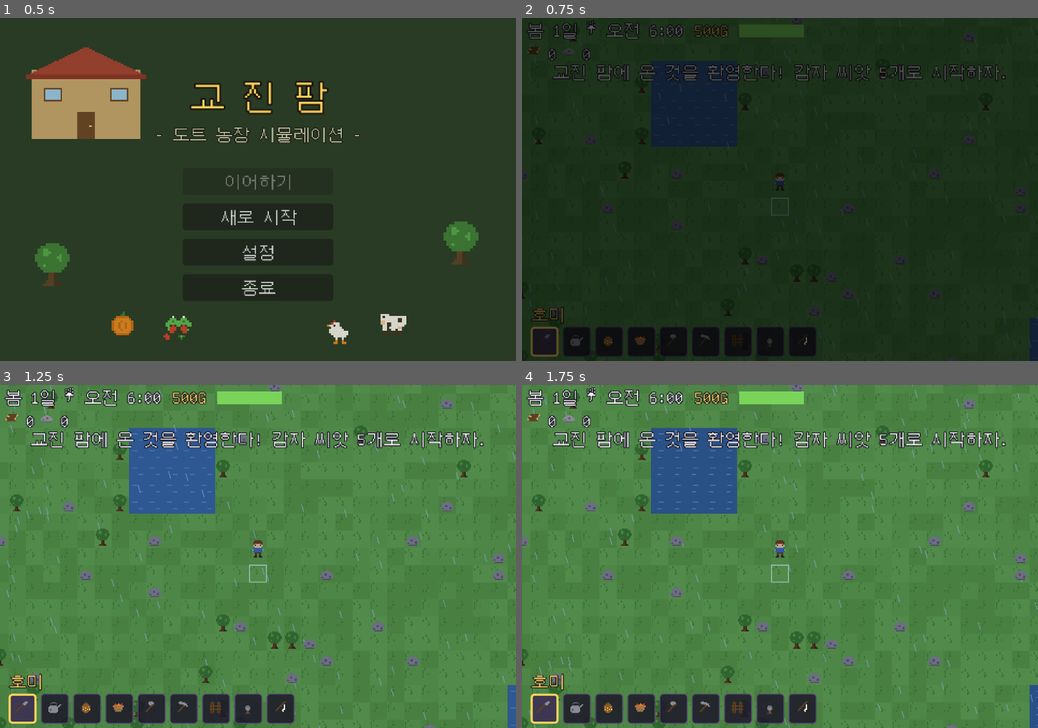
Above: before the commit, frames 1-4 (two rows, left to right).
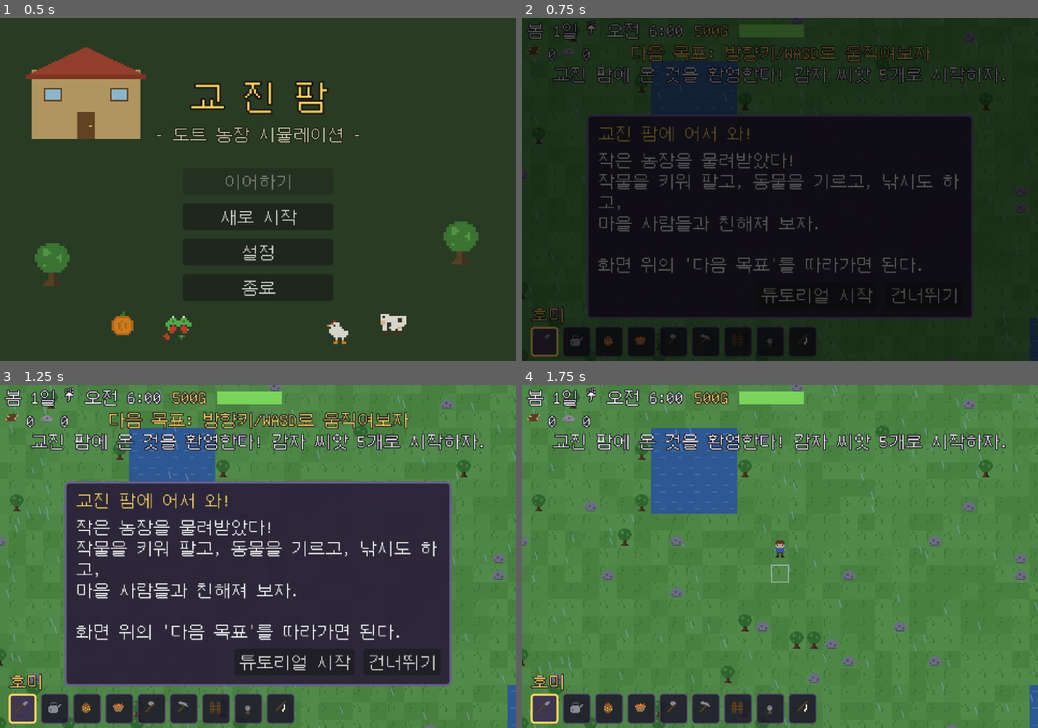
Above: after the commit, the same moments.

Repository: kyojin00/kyojingame
Game: Godot game, scene res://scenes/title.tscn
The game is run twice, just before and just after one commit, with the same random seed, the same clock (stepped at 60 frames per second) and the same inputs.
Inputs (mouse positions are in pixels of both pictures, inside the frame that each line leads up to):
- Up to frame 1 (0.5 s): no input
- Up to frame 2 (0.75 s): click "새로 시작" at 0.5 s
- Up to frame 3 (1.25 s): no input
- Up to frame 4 (1.75 s): click (924, 662) at 1.25 s, where only the run after the commit has a clickable "건너뛰기"

Frame 1 is identical in both runs. In frame 2, 45% of the frame differs, in the area x 5-94%, y 7-88%; in frame 3, 48%; in frame 4, 2.4%.

Commit message:
튜토리얼 추가: 새 게임 시작 안내
- 새 게임 시작 시 환영 대화창 (튜토리얼 시작 / 건너뛰기)
- 화면 상단 "다음 목표" 표시로 기본 조작 안내:
  이동 -> 밭 갈기 -> 씨앗 심기 -> 물 주기 -> 취침 -> 수확
- 체크리스트 방식이라 순서를 어겨도 막히지 않음 (행동 즉시 달성 처리)
- 전체 달성 시 완료 대화창에서 심화 팁 안내 (판매/자원/마을/계절)
- 진행 상태는 세이브에 저장, 기존 세이브는 튜토리얼 없이 그대로

Co-Authored-By: Claude Fable 5 <noreply@anthropic.com>
Claude-Session: https://claude.ai/code/session_01G16d56kTH5eNwk3gstTUwt

Diff:
--- a/game/scenes/hud.tscn
+++ b/game/scenes/hud.tscn
@@ -72,12 +72,22 @@
 offset_bottom = 316.0
 theme_override_constants/separation = 4
 
+[node name="Objective" type="Label" parent="."]
+offset_left = 0.0
+offset_top = 24.0
+offset_right = 480.0
+offset_bottom = 44.0
+theme_override_colors/font_color = Color(1, 0.843137, 0.368627, 1)
+theme_override_colors/font_outline_color = Color(0.08, 0.06, 0.12, 1)
+theme_override_constants/outline_size = 3
+horizontal_alignment = 1
+
 [node name="Message" type="Label" parent="."]
 visible = false
 offset_left = 0.0
-offset_top = 42.0
+offset_top = 44.0
 offset_right = 480.0
-offset_bottom = 62.0
+offset_bottom = 64.0
 theme_override_colors/font_outline_color = Color(0.08, 0.06, 0.12, 1)
 theme_override_constants/outline_size = 3
 horizontal_alignment = 1
--- a/game/scripts/game_data.gd
+++ b/game/scripts/game_data.gd
@@ -112,6 +112,34 @@
 var affinity := {"merchant": 0, "fisher": 0}
 # {crop, qty, reward, accepted}
 var quest := {}
+
+# ---- 튜토리얼 ----
+# 순서: [플래그, 목표 문구]. 순서를 어겨도 막히지 않는 체크리스트 방식.
+const TUTORIAL_ORDER := [
+	["moved", "방향키/WASD로 움직여보자"],
+	["till", "호미(1)로 풀밭을 갈자"],
+	["plant", "밭에 씨앗(3)을 심자"],
+	["water", "물뿌리개(2)로 물을 주자"],
+	["slept", "집(북서쪽) 문 앞에서 E로 잠자기"],
+	["harvest", "다 자란 작물을 수확(4)하자 - 매일 물주기!"],
+]
+var tutorial := {"active": false}
+
+
+func fresh_tutorial() -> Dictionary:
+	var t := {"active": true}
+	for pair in TUTORIAL_ORDER:
+		t[pair[0]] = false
+	return t
+
+
+func tutorial_objective() -> String:
+	if not tutorial.get("active", false):
+		return ""
+	for pair in TUTORIAL_ORDER:
+		if not tutorial.get(pair[0], false):
+			return "다음 목표: " + pair[1]
+	return ""
 
 
 func merchant_discount() -> bool:
@@ -196,6 +224,7 @@
 	for k in affinity:
 		affinity[k] = 0
 	seeds["potato"] = 5
+	tutorial = fresh_tutorial()
 	reset_daily()
 
 
@@ -293,6 +322,7 @@
 		"fish_caught": fish_caught,
 		"affinity": affinity,
 		"quest": quest,
+		"tutorial": tutorial,
 		"wood": wood,
 		"stone": stone,
 		"tool_level": tool_level,
--- a/game/scripts/hud.gd
+++ b/game/scripts/hud.gd
@@ -27,6 +27,7 @@
 @onready var money_label: Label = $Top/MoneyLabel
 @onready var energy_bar: ProgressBar = $Top/EnergyBar
 @onready var msg_label: Label = $Message
+@onready var objective_label: Label = $Objective
 @onready var hotbar: HBoxContainer = $Hotbar
 @onready var tool_name: Label = $ToolName
 @onready var resources: HBoxContainer = $Resources
@@ -79,6 +80,7 @@
 	energy_bar.value = GameData.energy
 	wood_label.text = str(GameData.wood)
 	stone_label.text = str(GameData.stone)
+	objective_label.text = GameData.tutorial_objective()
 
 	for t in slots:
 		var b: Button = slots[t]
--- a/game/scripts/main.gd
+++ b/game/scripts/main.gd
@@ -152,6 +152,8 @@
 	else:
 		GameData.reset_all()
 		hud.show_message("교진 팜에 온 것을 환영한다! 감자 씨앗 5개로 시작하자.")
+		if _shot_path == "":
+			_show_intro.call_deferred()
 	_spawn_objects()
 	_apply_season_visuals()
 	if GameData.quest.is_empty():
@@ -474,6 +476,7 @@
 				if worked:
 					GameData.energy -= cost
 					Sound.play_sfx("sfx_hoe", 0.1)
+					tutorial_notify("till")
 		"water":
 			var worked := false
 			for pos: Vector2i in _affected_tiles(t):
@@ -487,6 +490,7 @@
 			if worked:
 				GameData.energy -= cost
 				Sound.play_sfx("sfx_water", 0.1)
+				tutorial_notify("water")
 			elif grid[t.y][t.x].ground != "soil":
 				hud.show_message("물을 줄 곳이 아니다.")
 		"seed":
@@ -513,6 +517,7 @@
 			GameData.energy -= cost
 			Sound.play_sfx("sfx_seed", 0.1)
 			spawn_particles(t, "seed")
+			tutorial_notify("plant")
 		"hand":
 			if cell.crop_id != "":
 				if cell.dead:
@@ -528,6 +533,7 @@
 					GameData.energy -= cost
 					Sound.play_sfx("sfx_harvest")
 					spawn_particles(t, "sparkle")
+					tutorial_notify("harvest")
 				else:
 					hud.show_message("아직 다 자라지 않았다.")
 		"axe":
@@ -678,6 +684,35 @@
 	return -1
 
 
+# ---- 튜토리얼 ----
+
+func _show_intro() -> void:
+	dialog.open("교진 팜에 어서 와!",
+		"작은 농장을 물려받았다!\n작물을 키워 팔고, 동물을 기르고, 낚시도 하고,\n마을 사람들과 친해져 보자.\n\n화면 위의 '다음 목표'를 따라가면 된다.",
+		[["튜토리얼 시작", null], ["건너뛰기", _skip_tutorial]])
+
+
+func _skip_tutorial() -> void:
+	GameData.tutorial = {"active": false}
+	dialog.close()
+
+
+func tutorial_notify(flag: String) -> void:
+	var tut: Dictionary = GameData.tutorial
+	if not tut.get("active", false) or tut.get(flag, true):
+		return
+	tut[flag] = true
+	Sound.play_sfx("sfx_catch")
+	hud.show_message("목표 달성!")
+	for pair in GameData.TUTORIAL_ORDER:
+		if not tut.get(pair[0], false):
+			return
+	tut["active"] = false
+	dialog.open("튜토리얼 완료!",
+		"이제 진짜 농장 생활 시작이다!\n- 수확물은 출하 상자(E)나 상점(B)에서 판다\n- 도끼(5)/곡괭이(6)로 재료를 모아 스프링클러(8)를 만들자\n- 동쪽 마을에는 상점, 의뢰 게시판, 주민들이 있다\n- 계절이 바뀌기 전에 수확을 끝내자!",
+		[["좋아!", null]])
+
+
 # ---- NPC 대화 / 선물 / 퀘스트 ----
 
 func _talk_to(npc: Node2D) -> void:
@@ -846,6 +881,8 @@
 
 	# 나무/돌이 조금씩 다시 자란다
 	_respawn_resources()
+
+	tutorial_notify("slept")
 
 	# NPC 일일 상태 리셋 + 새 의뢰
 	for n in npcs:
@@ -935,6 +972,8 @@
 			"crop": d.quest.crop, "qty": int(d.quest.qty),
 			"reward": int(d.quest.reward), "accepted": bool(d.quest.accepted),
 		}
+	# 구버전 저장에는 튜토리얼 정보가 없다 → 완료로 간주
+	GameData.tutorial = d.get("tutorial", {"active": false})
 	for a in d.get("animals", []):
 		spawn_animal(a[0], Vector2(float(a[1]), float(a[2])), int(a[3]) == 1)
 	player.position = Vector2(float(d.player[0]), float(d.player[1]))
@@ -973,6 +1012,8 @@
 			water_timer = 0.0
 			water_frame = 1 - water_frame
 		_update_fishing(delta)
+		if player.walked > 40.0:
+			tutorial_notify("moved")
 	weather_time += delta
 	_update_particles(delta)
 	_update_night()
--- a/game/scripts/player.gd
+++ b/game/scripts/player.gd
@@ -10,6 +10,7 @@
 var anim_time := 0.0
 var step_timer := 0.0
 var step_alt := false
+var walked := 0.0  # 튜토리얼 이동 체크용 누적 거리
 
 @onready var sprite: Sprite2D = $Sprite
 
@@ -39,6 +40,7 @@
 		if not _blocked(position + Vector2(0, v.y)):
 			position.y += v.y
 		anim_time += delta
+		walked += SPEED * delta
 		step_timer -= delta
 		if step_timer <= 0.0:
 			step_timer = 0.33
Not shown, changed: README.md
Not shown, changed: ROADMAP.md
